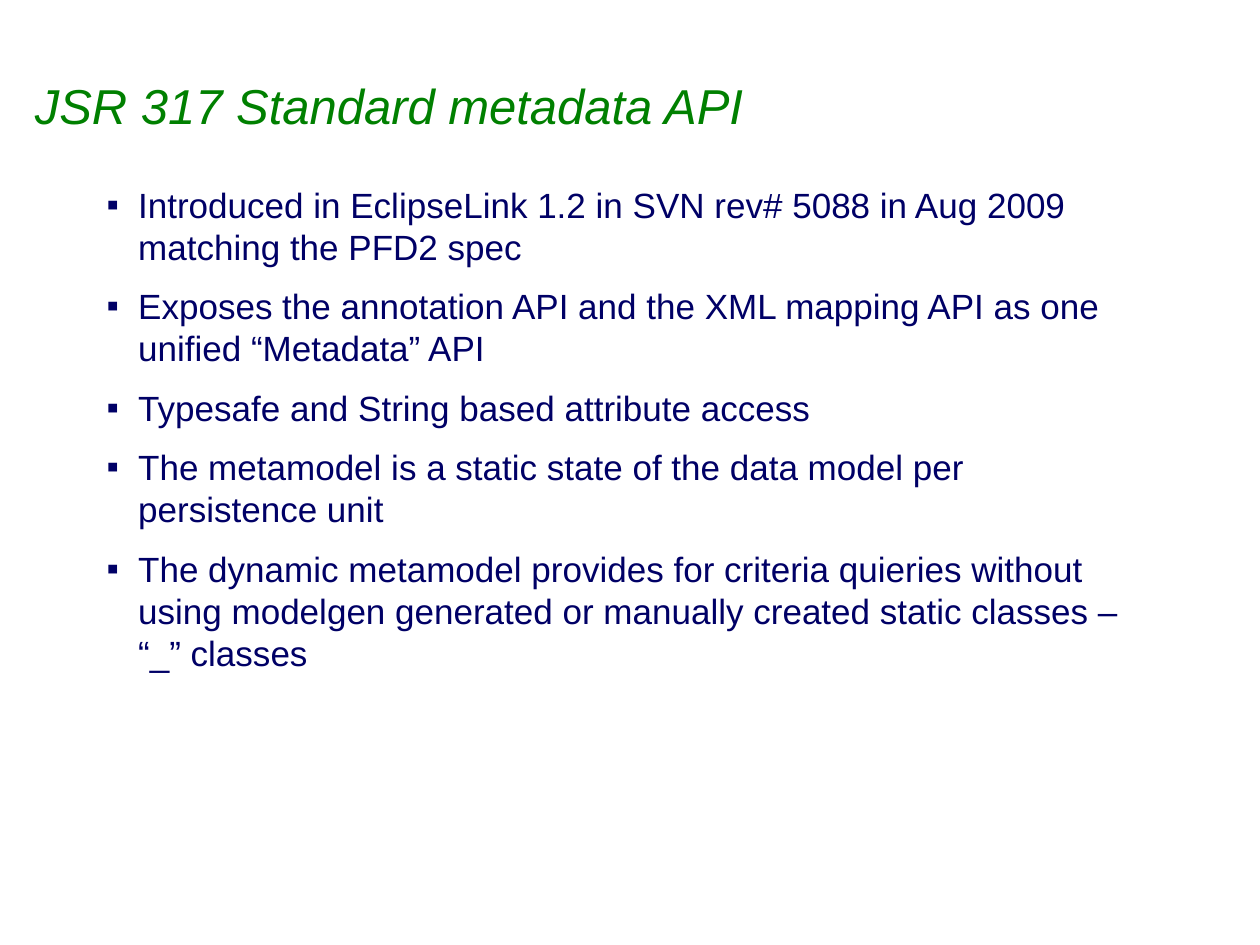
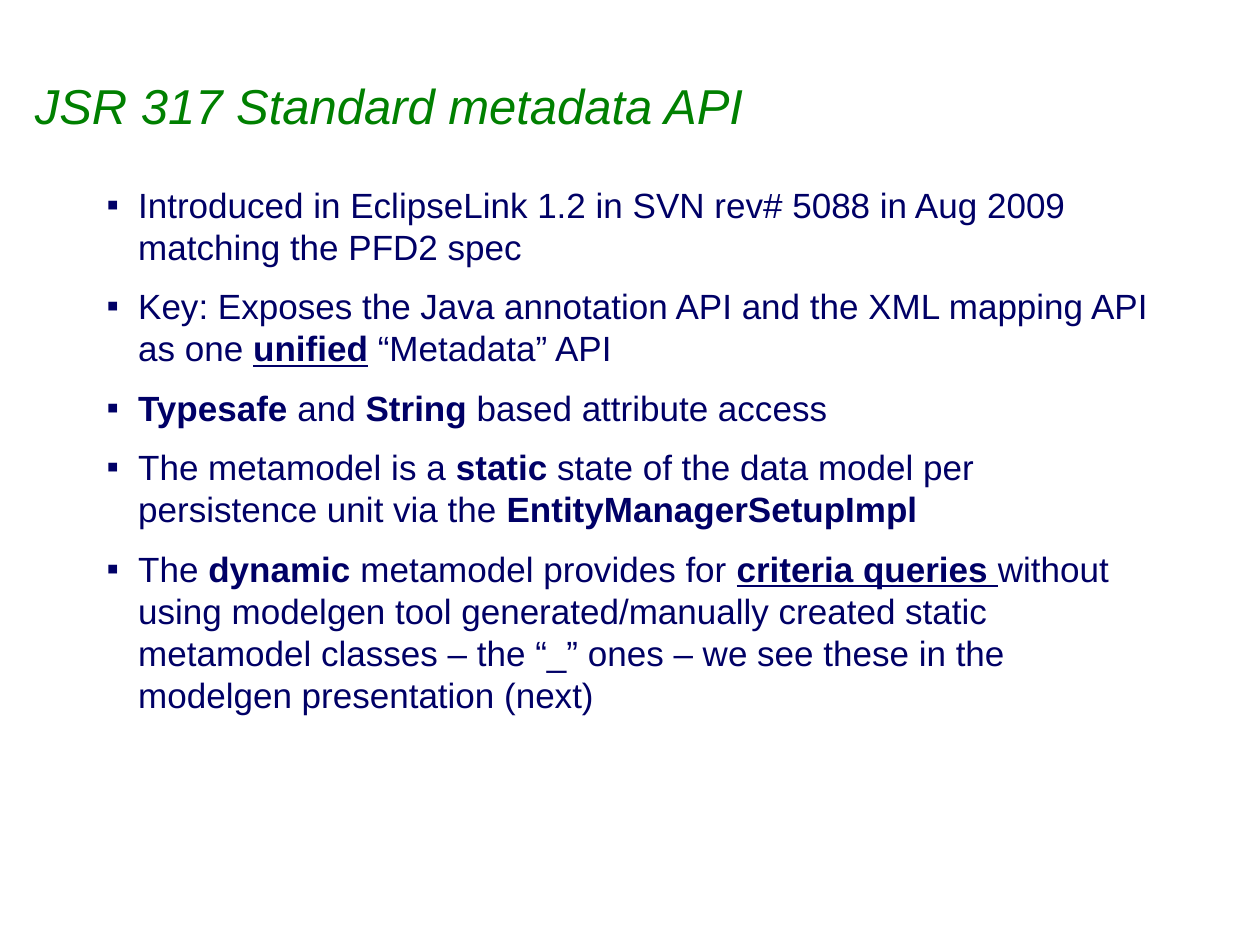
Before and after one commit to sabineheider/incubator, a slide deck: slide 3 of summit-2010/EclipseLink_JPA2_Metamodel.ppt. Drawn at 1260x945 pixels with LibreOffice and Linux fonts; fonts in the diff are those of the drawing; background and template pictures are left out. Boxes give left, top, right and bottom in pixels: in the first picture for what was removed or moved away, otherwise in the second. Text is boxed around its words. In the diff, an @@ line names an element or a change of style, - is before the commit and + after.

Commit message:
312854: EclipseLink Summit 2010 : Metamodel API PPT initial rough draft submission 3 http://wiki.eclipse.org/EclipseLink/Development/Summit/Topics#JPA_2.0

```diff
--- a/summit-2010/EclipseLink_JPA2_Metamodel.ppt
+++ b/summit-2010/EclipseLink_JPA2_Metamodel.ppt
@@ text at (x1=138, y1=293, x2=1147, y2=367): text changed @@
-▪ Exposes the annotation API and the XML mapping API as one unified “Metadata” API
+▪ Key: Exposes the Java annotation API and the XML mapping API as one unified “Metadata” API
@@ text at (x1=138, y1=395, x2=827, y2=428): bold on in "Typesafe String" @@
@@ text at (x1=138, y1=454, x2=1109, y2=715): text changed @@
-▪ The metamodel is a static state of the data model per persistence unit
-▪ The dynamic metamodel provides for criteria quieries without using modelgen generated or manually created static classes – “_” classes
+▪ The metamodel is a static state of the data model per persistence unit via the EntityManagerSetupImpl
+▪ The dynamic metamodel provides for criteria queries without using modelgen tool generated/manually created static metamodel classes – the “_” ones – we see these in the modelgen presentation (next)
```
Also in this commit, not shown: 10 other slides changed, 1 slide added, 2 slides removed.
